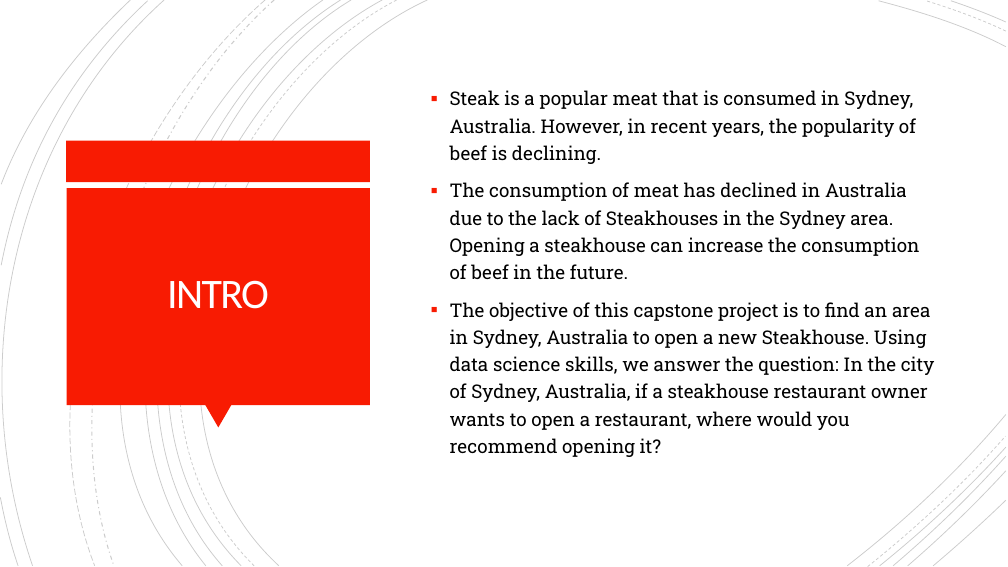
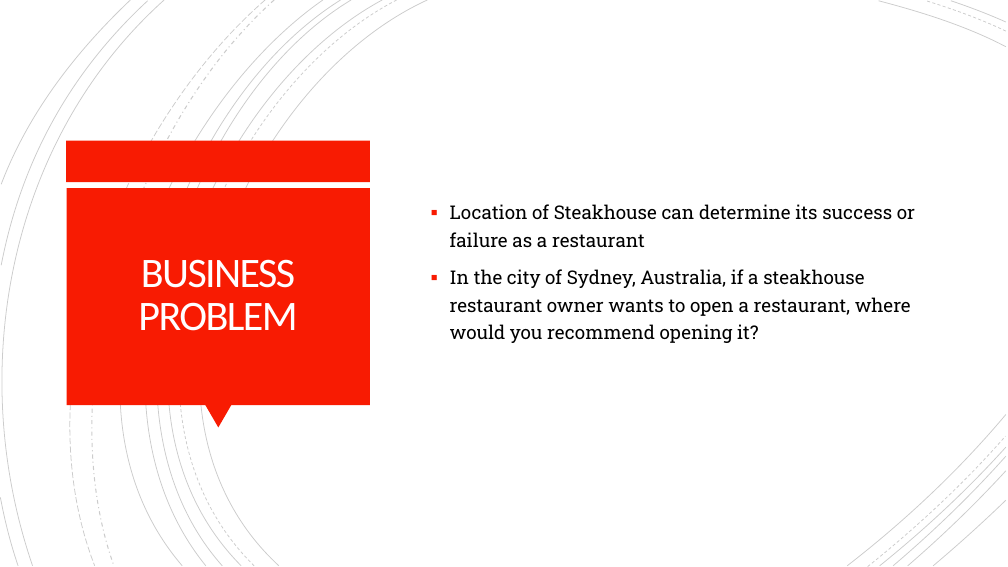
Before and after one commit to SsanyaS14/Steakhouses-Capstone, a slide deck: slide 2 of CAPSTONE PREZ.pptx. Drawn at 1008x567 pixels with LibreOffice and Linux fonts; fonts in the diff are those of the drawing. Boxes give left, top, right and bottom in pixels: in the first picture for what was removed or moved away, otherwise in the second. Text is boxed around its words. In the diff, an @@ line names an element or a change of style, - is before the commit and + after.

```diff
--- a/CAPSTONE PREZ.pptx
+++ b/CAPSTONE PREZ.pptx
@@ text at (450, 204, 915, 343): text changed @@
-▪ Steak is a popular meat that is consumed in Sydney, Australia. However, in recent years, the popularity of beef is declining.
-▪ The consumption of meat has declined in Australia due to the lack of Steakhouses in the Sydney area. Opening a steakhouse can increase the consumption of beef in the future.
-▪ The objective of this capstone project is to find an area in Sydney, Australia to open a new Steakhouse. Using data science skills, we answer the question: In the city of Sydney, Australia, if a steakhouse restaurant owner wants to open a restaurant, where would you recommend opening it?
+▪ Location of Steakhouse can determine its success or failure as a restaurant
+▪ In the city of Sydney, Australia, if a steakhouse restaurant owner wants to open a restaurant, where would you recommend opening it?
@@ title at (138, 259, 297, 331): text changed @@
-INTRO
+BUSINESS
+PROBLEM
```
Also in this commit, not shown: 1 other slide changed, 2 slides removed.
